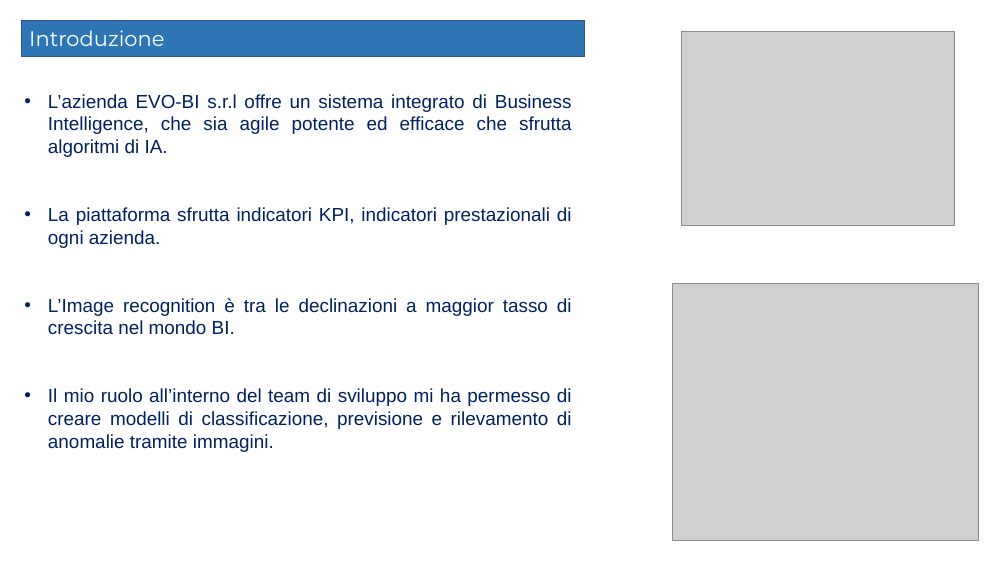
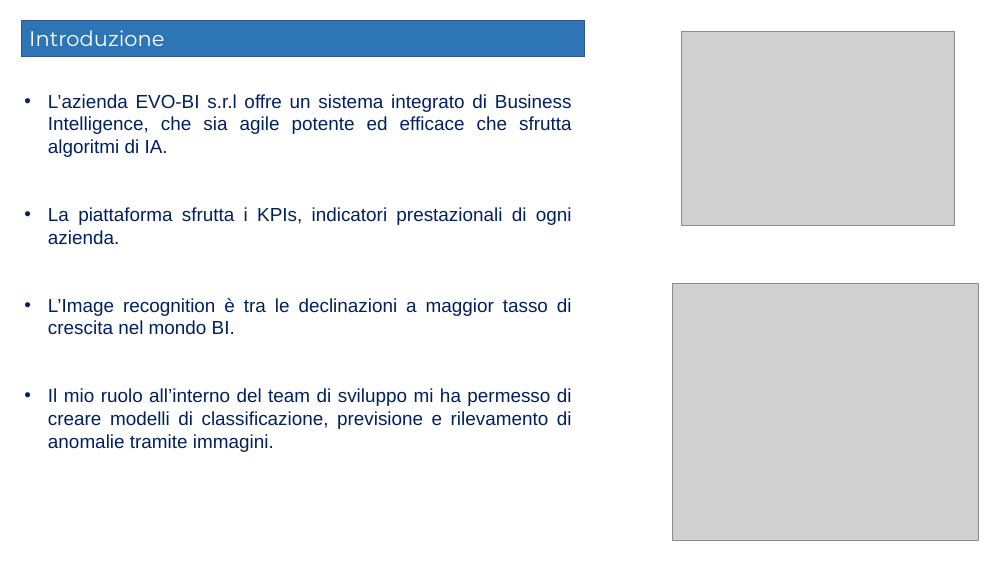
Before and after one commit to Elmaravilla7/Tesi, a slide deck: slide 2 of Presentazione204898.pptx. Drawn at 1008x567 pixels with LibreOffice and Linux fonts; fonts in the diff are those of the drawing; grey boxes stand for pictures. Boxes give left, top, right and bottom in pixels: in the first picture for what was removed or moved away, otherwise in the second. Text is boxed around its words. In the diff, an @@ line names an element or a change of style, - is before the commit and + after.

```diff
--- a/Presentazione204898.pptx
+++ b/Presentazione204898.pptx
@@ text at box(48, 207, 572, 245): text changed @@
-• La piattaforma sfrutta indicatori KPI, indicatori prestazionali di ogni azienda.
+• La piattaforma sfrutta i KPIs, indicatori prestazionali di ogni azienda.
```
